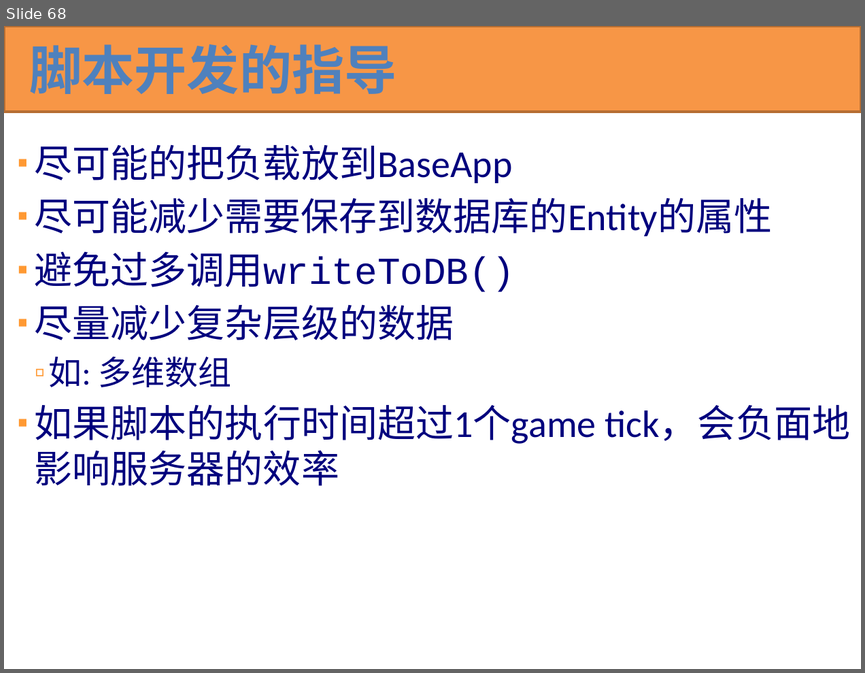
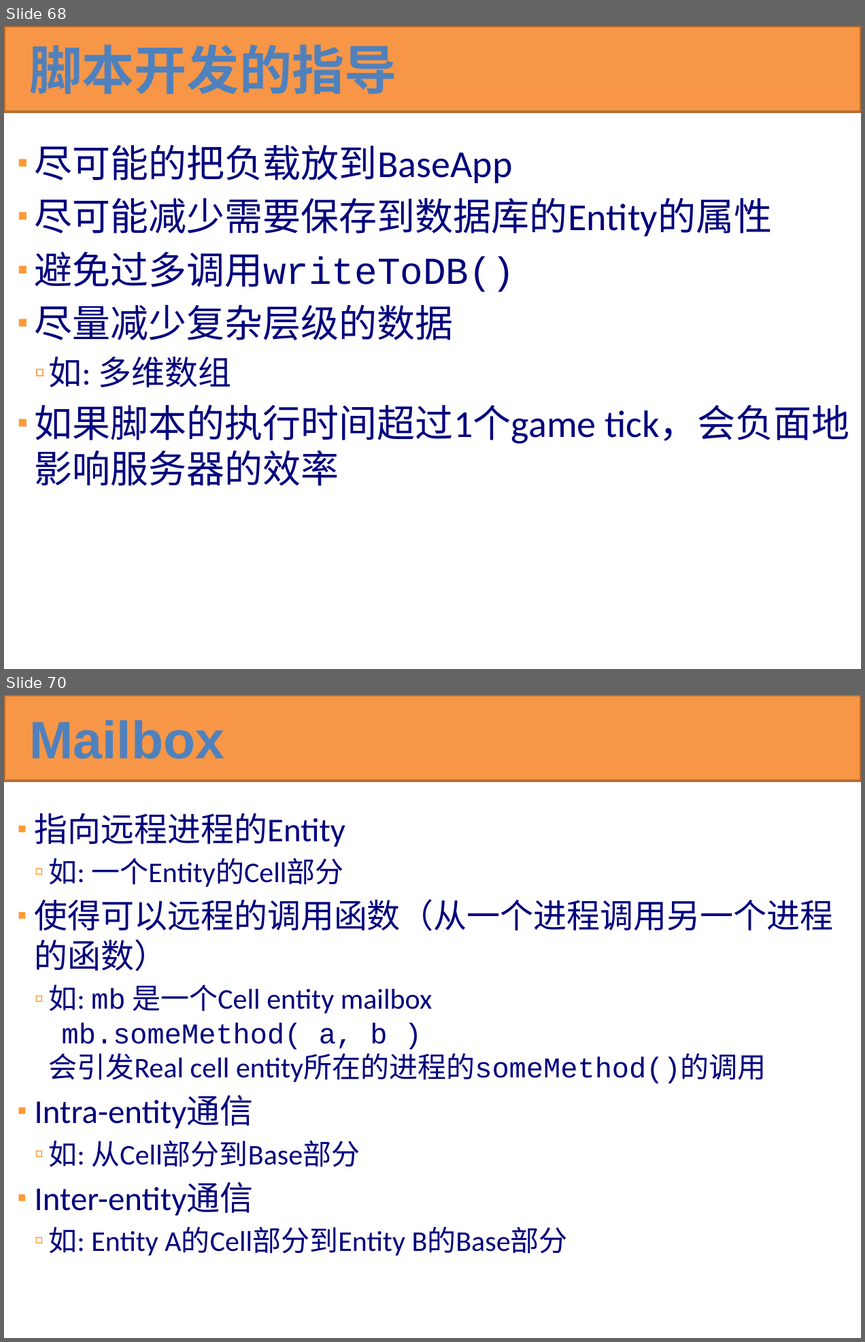
Before and after one commit to kbengine/kbengine_docs, a slide deck: KBEngine技术预览.pptx. Shown one above the other, each under a label of ours: slide 68 before the commit, slides 68 and 70 after it; the slides between them are not shown. The pictures are 865x673 and 865x1342 pixels, drawn with LibreOffice and Linux fonts; fonts in the diff are those of the drawing. Boxes give left, top, right and bottom in pixels: in the first picture for what was removed or moved away, otherwise in the second. Text is boxed around its words. In the diff, an @@ line names an element or a change of style, - is before the commit and + after.

```diff
--- a/KBEngine技术预览.pptx
+++ b/KBEngine技术预览.pptx
@@ slide 70 added at bbox=[4, 695, 861, 1338], background #FFFFFF @@
@@ rectangle added at bbox=[4, 695, 861, 781], fill #F79646, outline #B76F34 2 pt @@
@@ title added at bbox=[29, 720, 224, 759], 44.1 pt, text #4F81BD, bold @@
+Mailbox
@@ text added at bbox=[35, 813, 833, 1255], 24 pt, text #00007D @@
+▪ 指向远程进程的Entity
+  ▫ 如: 一个Entity的Cell部分
+▪ 使得可以远程的调用函数（从一个进程调用另一个进程的函数）
+  ▫ 如: mb 是一个Cell entity mailbox
+    mb.someMethod( a, b )
+    会引发Real cell entity所在的进程的someMethod()的调用
+▪ Intra-entity通信
+  ▫ 如: 从Cell部分到Base部分
+▪ Inter-entity通信
+  ▫ 如: Entity A的Cell部分到Entity B的Base部分
```
Also in this commit, not shown: 1 slide changed, 13 other slides added.
